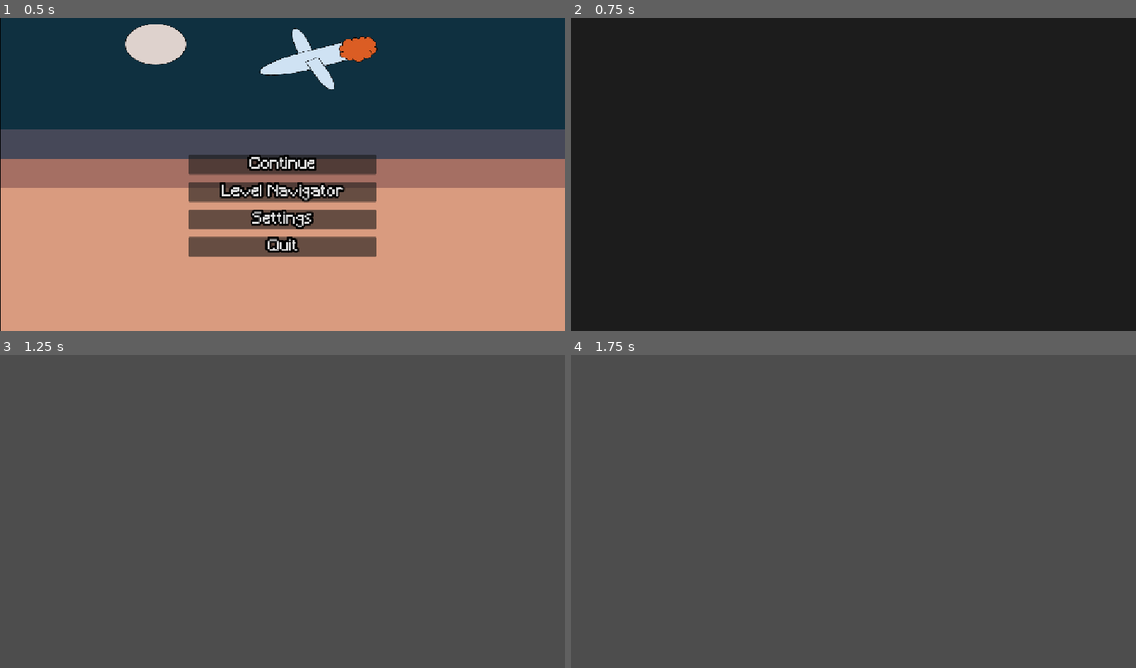
Above: before the commit, frames 1-4 (two rows, left to right).
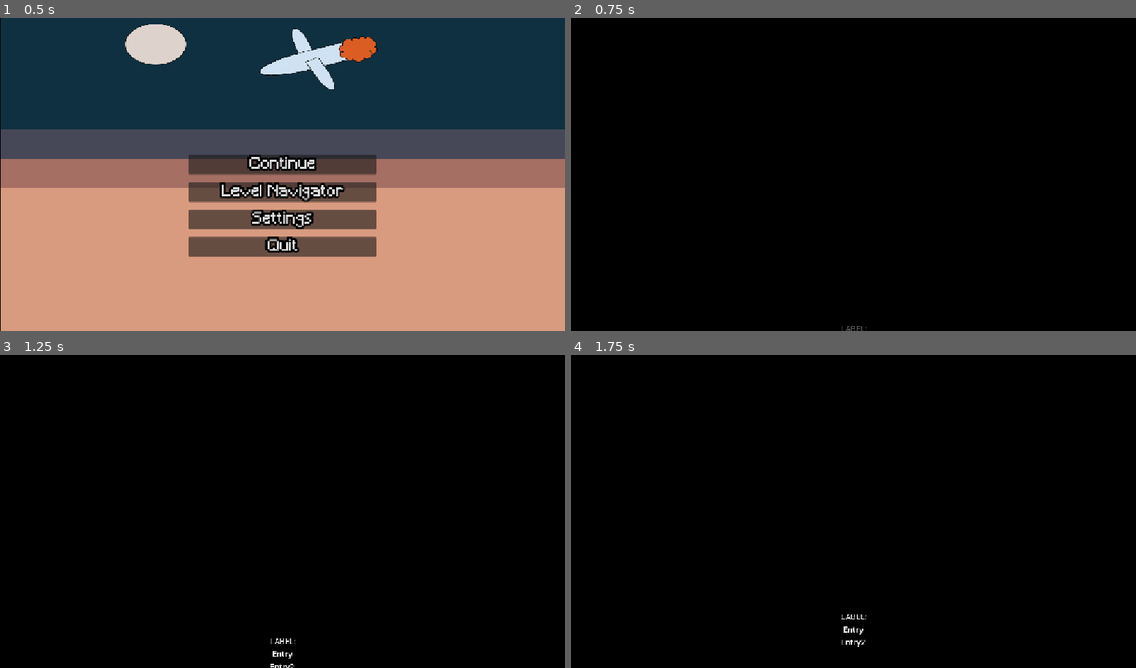
Above: after the commit, the same moments.

Repository: whitsettbe/kcol-f26-gamedevproj-cb
Game: Godot game, scene res://UI/scenes/main_menu.tscn
Two runs of this game, one before a commit and one after it. Both use one fixed random seed, a clock stepped at 60 frames per second and the inputs below.
Inputs:
- Up to frame 1 (0.5 s): no input
- Up to frame 2 (0.75 s): click "Continue" at 0.5 s
- Up to frame 3 (1.25 s): no input
- Up to frame 4 (1.75 s): tap Enter at 1.25 s; hold D (L_right) from 1.28 s (still down); tap Shift (undo) at 1.35 s

Frame 1 is identical in both runs. In frame 2, 100% of the frame differs, in the area x 0-100%, y 0-100%; in frame 3, 100%; in frame 4, 100%.

Commit message:
Add scrolling element templates to cut scenes

Diff:
--- /dev/null
+++ b/TornAsunder/cut-scenes/credits.tscn
@@ -0,0 +1,23 @@
+[gd_scene format=3 uid="uid://cp7j8e4r4r1ok"]
+
+[ext_resource type="Script" uid="uid://cvlmlib0voj8t" path="res://cut-scenes/cut-scene.gd" id="1_knkmu"]
+
+[node name="Credits" type="Node2D" unique_id=385759495]
+script = ExtResource("1_knkmu")
+
+[node name="Background" type="ColorRect" parent="." unique_id=835922579]
+offset_right = 1152.0
+offset_bottom = 640.0
+color = Color(0, 0, 0, 1)
+
+[node name="Scrolling_Elements" type="VBoxContainer" parent="." unique_id=1001904933]
+offset_right = 1152.0
+offset_bottom = 49.0
+alignment = 1
+
+[node name="Label" type="Label" parent="Scrolling_Elements" unique_id=974171709]
+layout_mode = 2
+text = "LABEL:
+Entry
+Entry2"
+horizontal_alignment = 1
--- a/TornAsunder/cut-scenes/cut-scene.gd
+++ b/TornAsunder/cut-scenes/cut-scene.gd
@@ -3,12 +3,20 @@
 
 signal level_completed
 
+@export var scroll_speed = 100 # pixels/sec
+
+@onready var viewport_height = \
+	get_viewport_rect().end.y
+@onready var text_height = \
+	$Scrolling_Elements.get_bound_minimum_size().y
+
 # Called when the node enters the scene tree for the first time.
 func _ready() -> void:
-	var timer = get_tree().create_timer(5)
-	timer.timeout.connect(level_completed.emit)
+	$Scrolling_Elements.position.y = viewport_height
 
 
 # Called every frame. 'delta' is the elapsed time since the previous frame.
 func _process(delta: float) -> void:
-	pass
+	$Scrolling_Elements.position.y -= delta * scroll_speed
+	if $Scrolling_Elements.position.y < -text_height:
+		level_completed.emit()
--- /dev/null
+++ b/TornAsunder/cut-scenes/final.tscn
@@ -0,0 +1,23 @@
+[gd_scene format=3 uid="uid://rofv6e4e3sgj"]
+
+[ext_resource type="Script" uid="uid://cvlmlib0voj8t" path="res://cut-scenes/cut-scene.gd" id="1_hvd8d"]
+
+[node name="Final" type="Node2D" unique_id=385759495]
+script = ExtResource("1_hvd8d")
+
+[node name="Background" type="ColorRect" parent="." unique_id=835922579]
+offset_right = 1152.0
+offset_bottom = 640.0
+color = Color(0, 0, 0, 1)
+
+[node name="Scrolling_Elements" type="VBoxContainer" parent="." unique_id=1001904933]
+offset_right = 1152.0
+offset_bottom = 49.0
+alignment = 1
+
+[node name="Label" type="Label" parent="Scrolling_Elements" unique_id=974171709]
+layout_mode = 2
+text = "LABEL:
+Entry
+Entry2"
+horizontal_alignment = 1
--- a/TornAsunder/cut-scenes/intro.tscn
+++ b/TornAsunder/cut-scenes/intro.tscn
@@ -4,3 +4,20 @@
 
 [node name="Intro" type="Node2D" unique_id=385759495]
 script = ExtResource("1_lu0bb")
+
+[node name="Background" type="ColorRect" parent="." unique_id=835922579]
+offset_right = 1152.0
+offset_bottom = 640.0
+color = Color(0, 0, 0, 1)
+
+[node name="Scrolling_Elements" type="VBoxContainer" parent="." unique_id=1001904933]
+offset_right = 1152.0
+offset_bottom = 49.0
+alignment = 1
+
+[node name="Label" type="Label" parent="Scrolling_Elements" unique_id=974171709]
+layout_mode = 2
+text = "LABEL:
+Entry
+Entry2"
+horizontal_alignment = 1
--- a/TornAsunder/scripts/Globals.gd
+++ b/TornAsunder/scripts/Globals.gd
@@ -29,7 +29,9 @@
 	"res://levels/Bog/27 - Not-So-Speedy Delivery.tscn",
 	"res://levels/Bog/28 - Acupuncture.tscn",
 	"res://levels/Bog/29 - Magic Eraser.tscn",
-	"res://levels/Bog/30 - Leroy.tscn"
+	"res://levels/Bog/30 - Leroy.tscn",
+	"res://cut-scenes/final.tscn",
+	"res://cut-scenes/credits.tscn",
 	]
 var level_paths_reduced = [] # Keep a list skipping cut scenes
 
